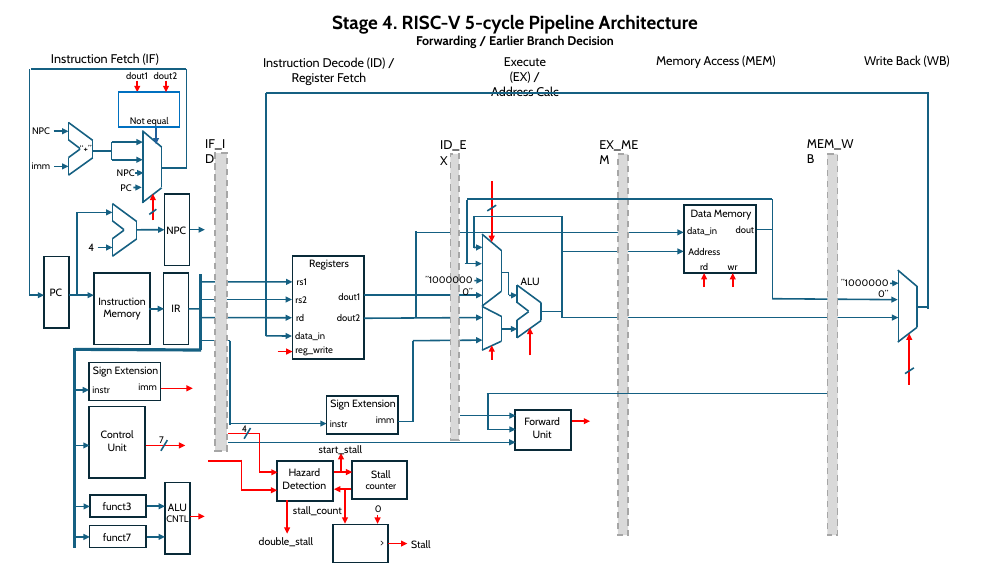
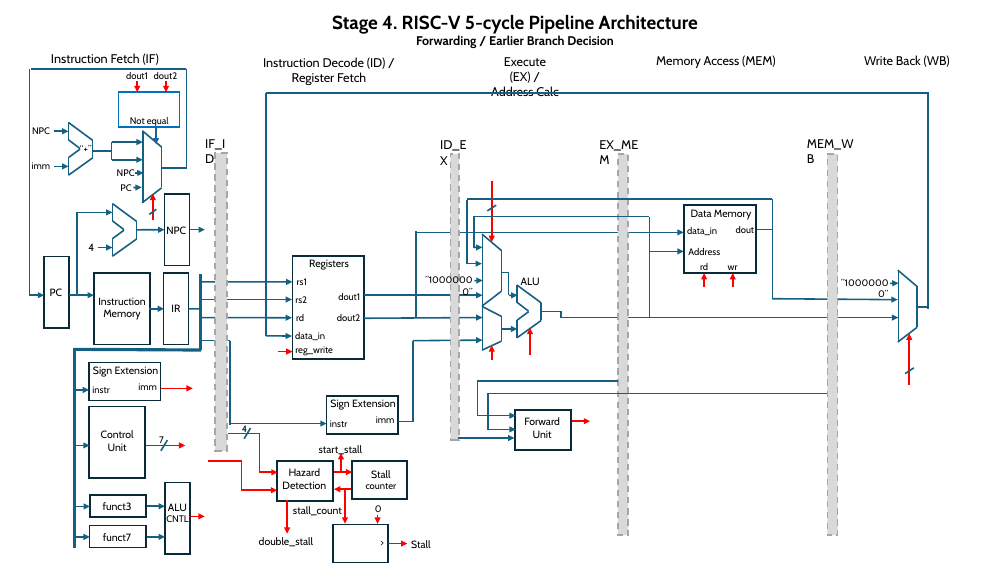
Before and after one commit to USAFA-ECE/ece485, a slide deck: slide 1 of book/finalproject/RISCVstage4.pptx. Drawn at 1008x567 pixels with LibreOffice and Linux fonts; fonts in the diff are those of the drawing. Boxes give left, top, right and bottom in pixels: in the first picture for what was removed or moved away, otherwise in the second. Text is boxed around its words. In the diff, an @@ line names an element or a change of style, - is before the commit and + after.

```diff
--- a/book/finalproject/RISCVstage4.pptx
+++ b/book/finalproject/RISCVstage4.pptx
@@ line moved from (562, 216) - (474, 216) to (650, 216) - (474, 216) @@
@@ line moved from (562, 318) - (562, 216) to (650, 318) - (650, 216) @@
@@ arrow moved from (562, 252) - (684, 252) to (650, 252) - (684, 252) @@
@@ line added from (477, 380) to (477, 416), #156082 1.5 pt @@
@@ line added from (477, 381) to (618, 381), #156082 1.5 pt @@
@@ arrow moved from (461, 416) - (516, 416) to (477, 416) - (516, 416) @@
@@ arrow moved from (228, 442) - (516, 442) to (458, 438) - (514, 438) @@
```
Also in this commit, not shown: 1 other file.
